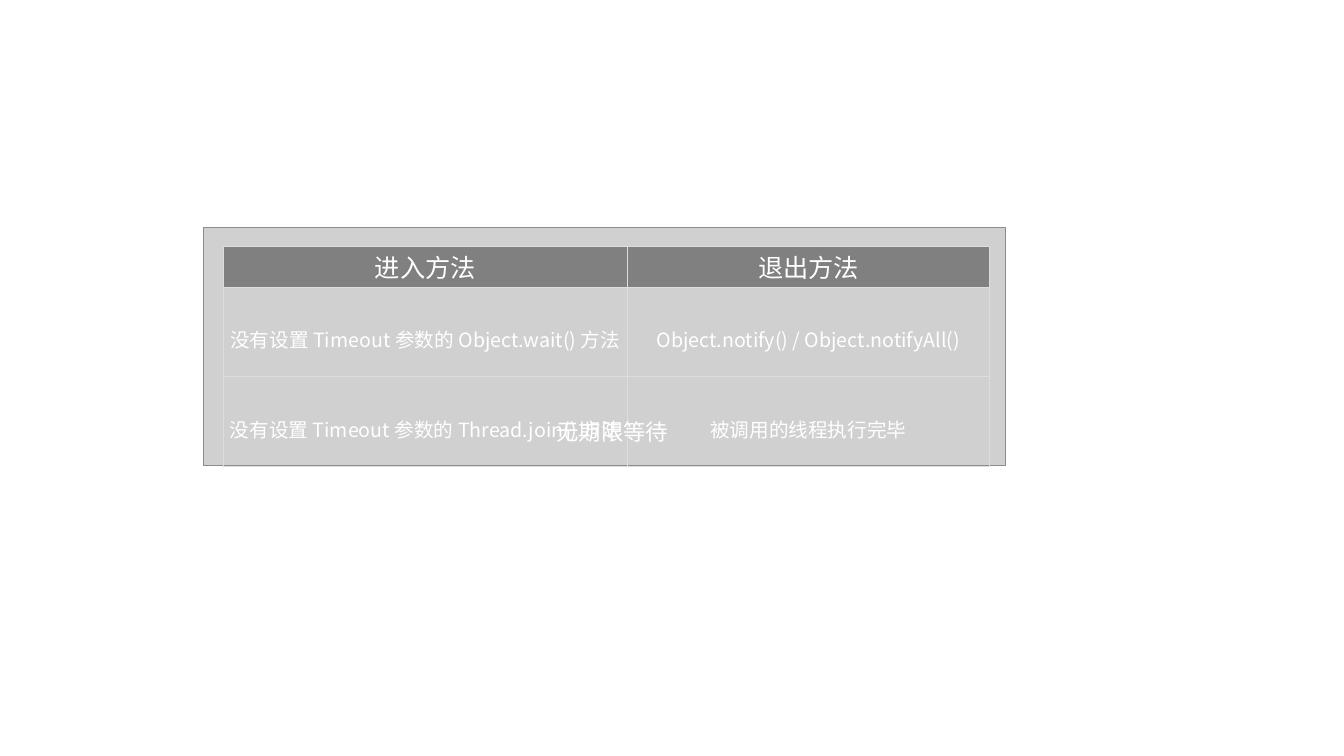
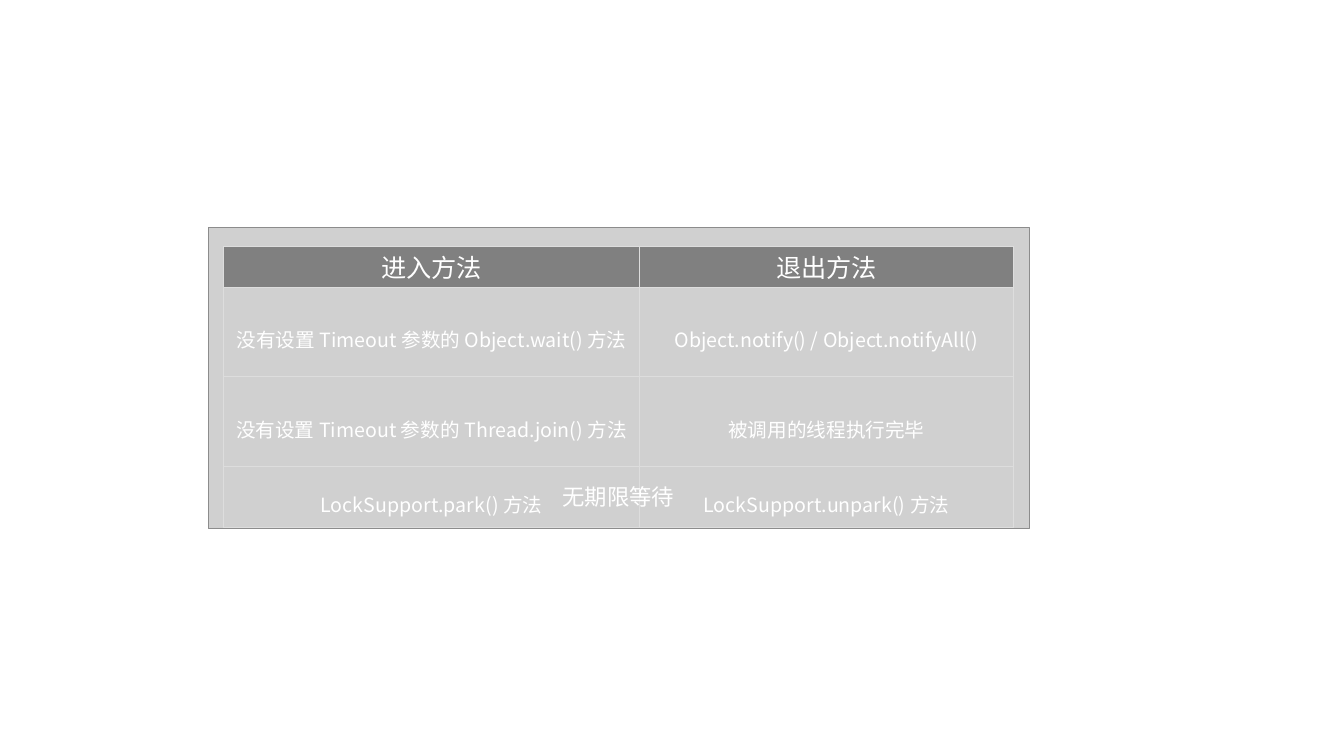
Before and after one commit to caison/java-knowledge-mind-map, a slide deck: slide 3 of Java/并发/Java多线程/配图.pptx. Drawn at 1344x756 pixels with LibreOffice and Linux fonts; fonts in the diff are those of the drawing; grey boxes stand for pictures; background and template pictures are left out. Boxes give left, top, right and bottom in pixels: in the first picture for what was removed or moved away, otherwise in the second. Text is boxed around its words. In the diff, an @@ line names an element or a change of style, - is before the commit and + after.

Commit message:
<update> 更新线程等待相关配图

```diff
--- a/Java/并发/Java多线程/配图.pptx
+++ b/Java/并发/Java多线程/配图.pptx
@@ picture: place and size @@
-picture at [204,227,1005,465]
+picture at [209,227,1029,528]
@@ table at [223,247,1012,520] @@
+row 4: LockSupport.park() 方法 | LockSupport.unpark() 方法
@@ table: place and size @@
-table at [223,247,989,447]
+table at [223,247,1012,520]
@@ text "无期限等待": place and size @@
-text "无期限等待" at [557,421,669,441]
+text "无期限等待" at [562,487,674,506]
```
Also in this commit, not shown: 1 other slide changed, 2 other files.
